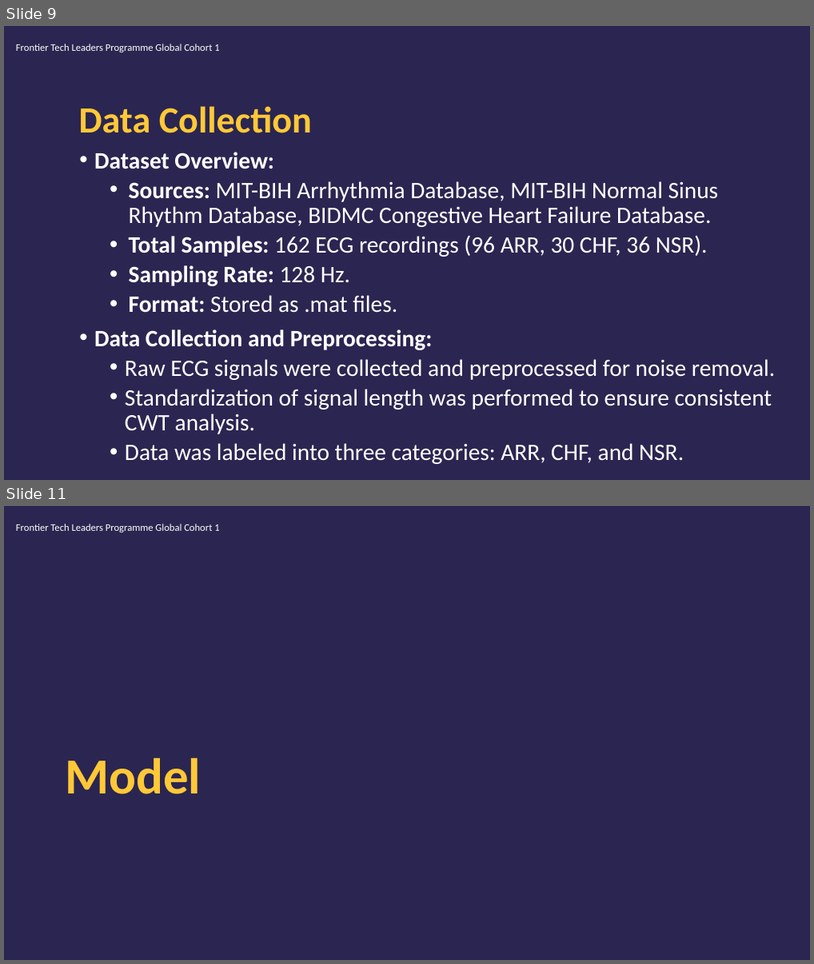
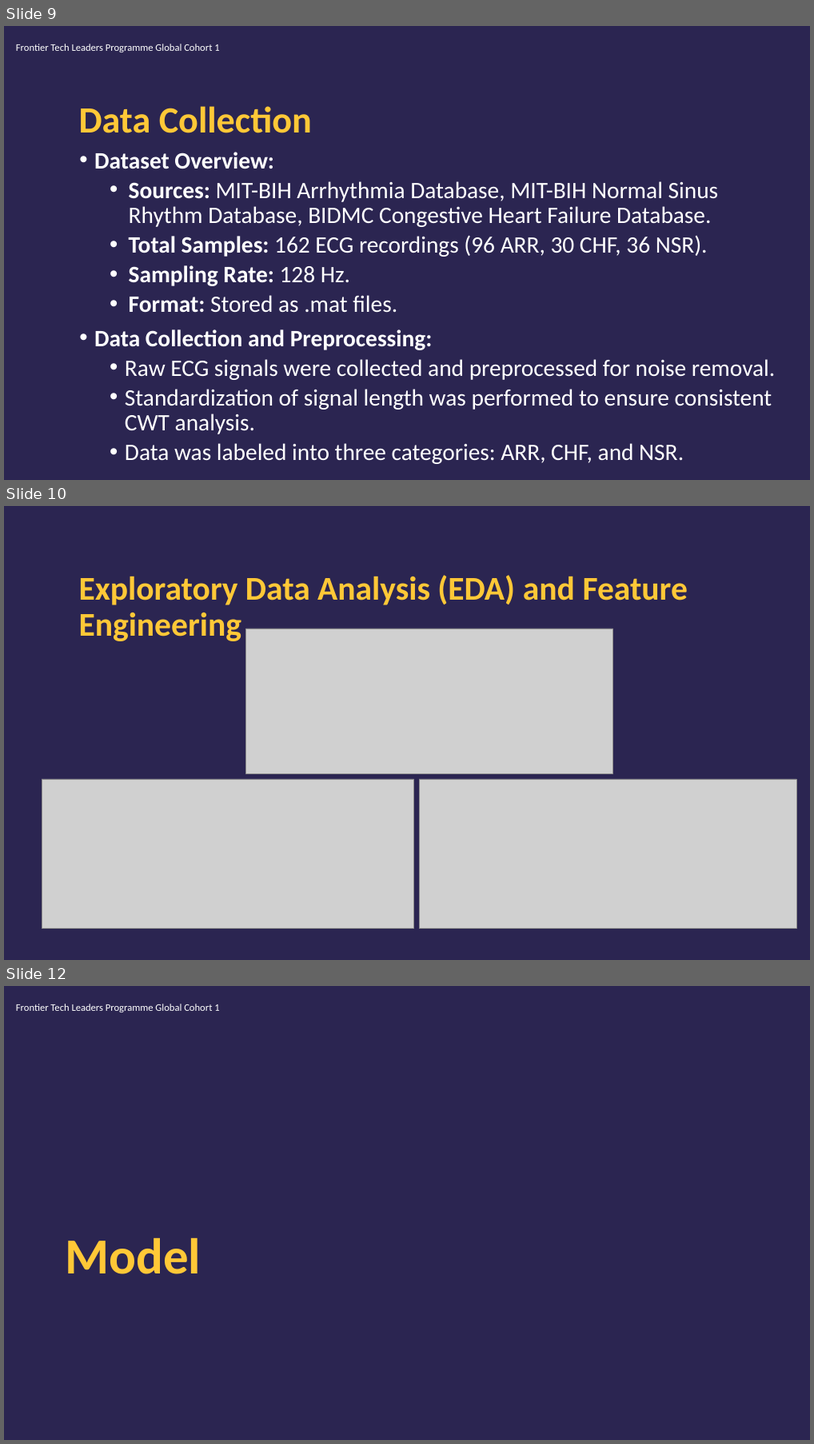
Before and after one commit to edasaruhan/FTL_Cohort3_Group12, a slide deck: Mosab_Aboidrees_Abdelrahman_Mohammed_Draft_Presentation.pptx. Shown one above the other, each under a label of ours: slides 9 and 11 before the commit, slides 9, 10 and 12 after it; the slides between them are not shown. The pictures are 814x964 and 814x1444 pixels, drawn with LibreOffice and Linux fonts; fonts in the diff are those of the drawing; grey boxes stand for pictures; background and template pictures are left out. Boxes give left, top, right and bottom in pixels: in the first picture for what was removed or moved away, otherwise in the second. Text is boxed around its words. In the diff, an @@ line names an element or a change of style, - is before the commit and + after.

```diff
--- a/Mosab_Aboidrees_Abdelrahman_Mohammed_Draft_Presentation.pptx
+++ b/Mosab_Aboidrees_Abdelrahman_Mohammed_Draft_Presentation.pptx
@@ slide 10 added at (x1=4, y1=506, x2=810, y2=960), background #2B2551 @@
@@ title added at (x1=79, y1=575, x2=688, y2=641), 39.6 pt, text #FFC837, bold @@
+Exploratory Data Analysis (EDA) and Feature Engineering
@@ picture added at (x1=246, y1=628, x2=613, y2=773) @@
@@ picture added at (x1=42, y1=779, x2=414, y2=928) @@
@@ picture added at (x1=420, y1=779, x2=798, y2=928) @@
@@ what was slide 11 is now slide 12 @@
```
Also in this commit, not shown: 6 slides changed, 1 other slide added, 1 slide removed.
